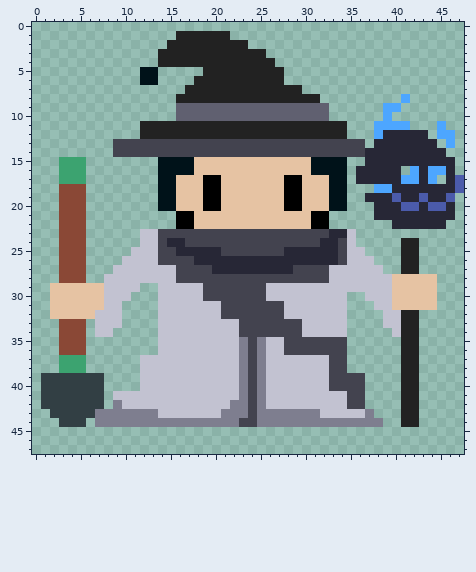
Pixel-art sprite, stored at assets/graphics/ld55_Player_New.png. The first picture shows the starting point.
The file is 48x48 pixels.
And afterwards:
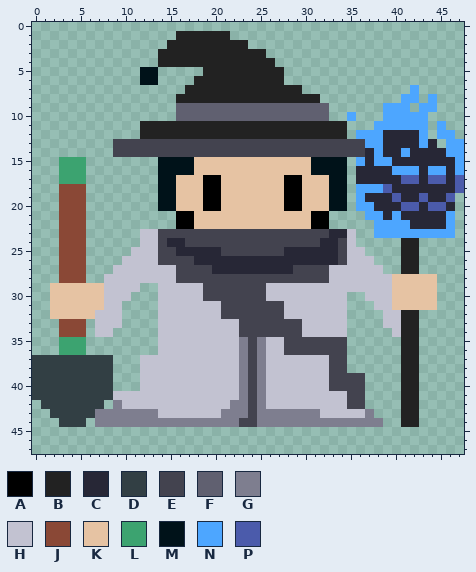
Palette (. is transparent): A #000000  B #222222  C #272736  D #323f44  E #43434f  F #606070  G #7e7e8f  H #c2c2d1  J #8a4836  K #e6c3a3  L #3ca370  M #001219  N #4da6ff  P #4b5bab
Author's note on the commit: Revise player image, add some effect sound
What changed:
@@ x 33..47 @@
  6 ...............
- 7 ...............
- 8 ........N......
- 9 ......NN.......
-10 ......N........
-11 BB...NNNN...N..
-12 BB...NCCCCC.NN.
-13 EEEE.CCCCCCC.N.
-14 EEEECCCCCCCCC..
-15 MM..CCCCCCCCCC.
-16 MM.CCCCC.NCNNC.
-17 MM.CCCCCNNCN.CP
-18 MM...NNCCCCCCCP
-19 MM..CCCPCCPCCP.
-20 MM...CCCPPCPPC.
-21 .....CCCCCCCCC.
-22 .......CCCCCC..
-23 CCH............
+ 7 .........N.....
+ 8 ........NN.N...
+ 9 ......NNN.NN...
+10 ..N...NNNNN....
+11 BB...NNNNNN.N..
+12 BB.NNNCCCCN.NN.
+13 EEEENNCCCCNC.NN
+14 EEEECNCCNCCCCNN
+15 MM.NCNNCCCCCCCN
+16 MM.CCCCNNNCNNCN
+17 MM.CCCCCPPCPPCP
+18 MM.NNNPCCCCCCCP
+19 MM.NCCCPCCPCCP.
+20 MM.NNCCCPPCPPC.
+21 ....NNCNCCCCCN.
+22 .....NNNNCCCCN.
+23 CCH..NNNNNNNNN.
 24 CEH.....BB.....
@@ x 0..10 @@
 34 ...JJJ.HH..
-35 ...JJJ.....
-36 ...JJJ.....
-37 ...LLL.....
-38 ...LLL.....
-39 .DDDDDDD...
-40 .DDDDDDD...
-41 .DDDDDDD.HH
+35 ...LLL.....
+36 ...LLL.....
+37 DDDDDDDDD..
+38 DDDDDDDDD..
+39 DDDDDDDDD..
+40 DDDDDDDDD..
+41 DDDDDDDDDHH
 42 .DDDDDDD.GH
